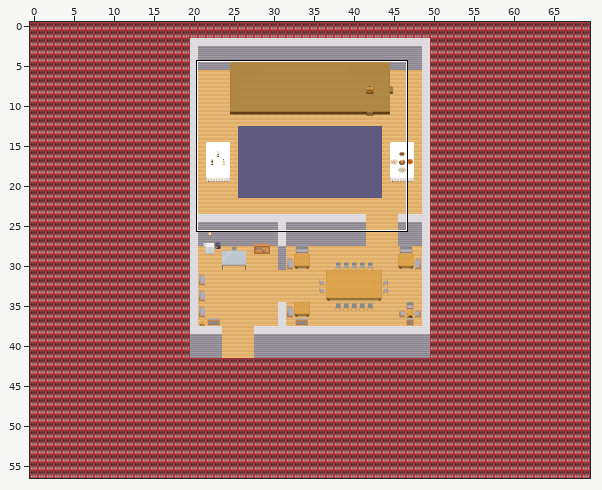
Tiled map (JSON) -- auction-room.tmj. Above: a wide view before the commit, with the close-up outlined.
Close-up. Old version:
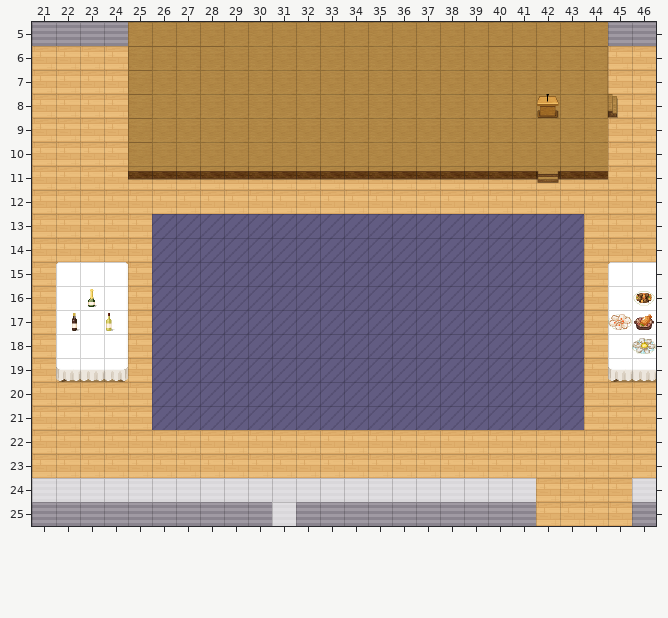
Cells are 32x32 px. Shown: x 21..46, y 5..25. Not drawn, because the pictures are missing: unchanged layers "Exterior", "Inventaire".
New version:
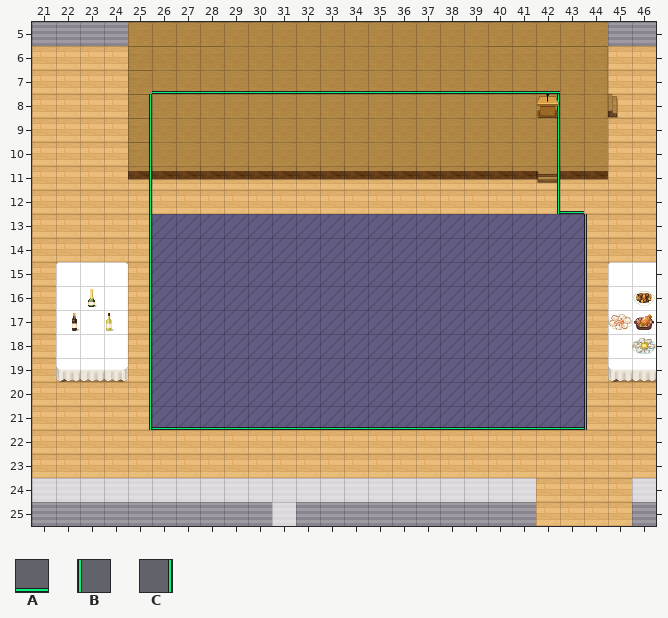
Key: from "WA_User_Interface": A 166, B 167, C 168.
_ is an empty cell.
Tiles of an added or newly shown layer are drawn over the layers below it.
Commit message: added com area and corrected biding bug
What changed:
Changed rows in their new state; . is an unchanged cell.
Layer "ZoneCom" (added):
first column x 25:
 7 .AAAAAAAAAAAAAAAAA..
 8 C................C..
 9 C................C..
10 C................C..
11 C................C..
12 C................CA.
13 C..................B
14 C..................B
15 C..................B
16 C..................B
17 C..................B
18 C..................B
19 C..................B
20 C..................B
21 CAAAAAAAAAAAAAAAAAAB
